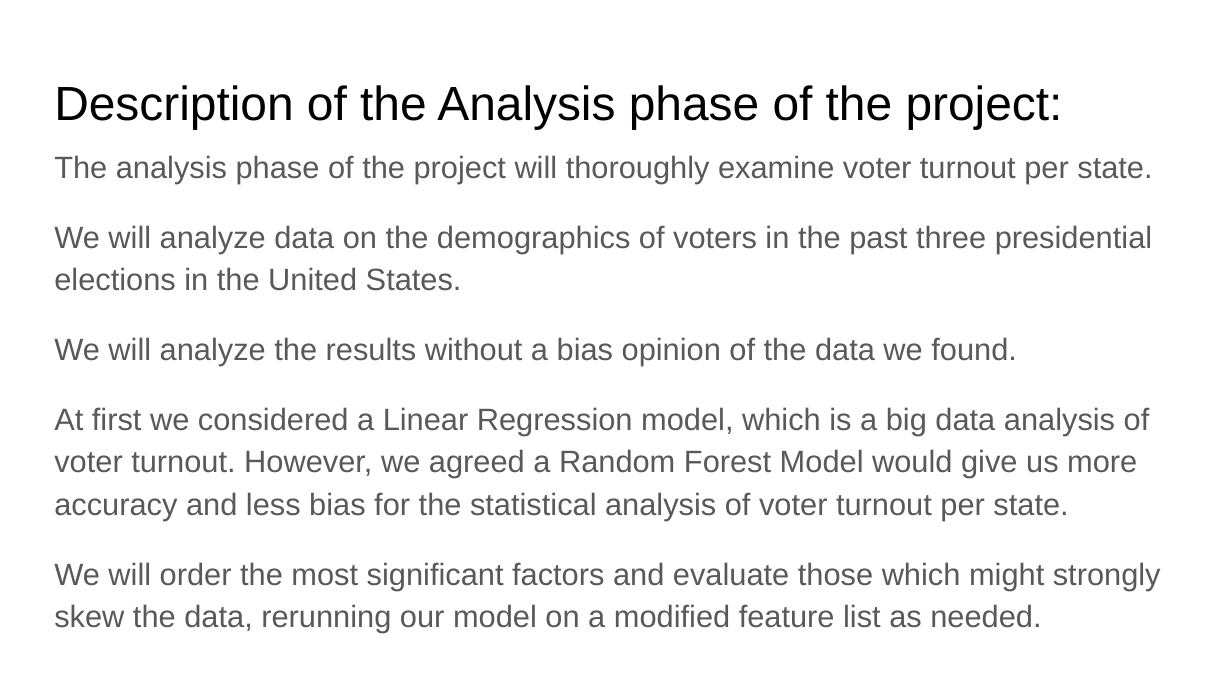
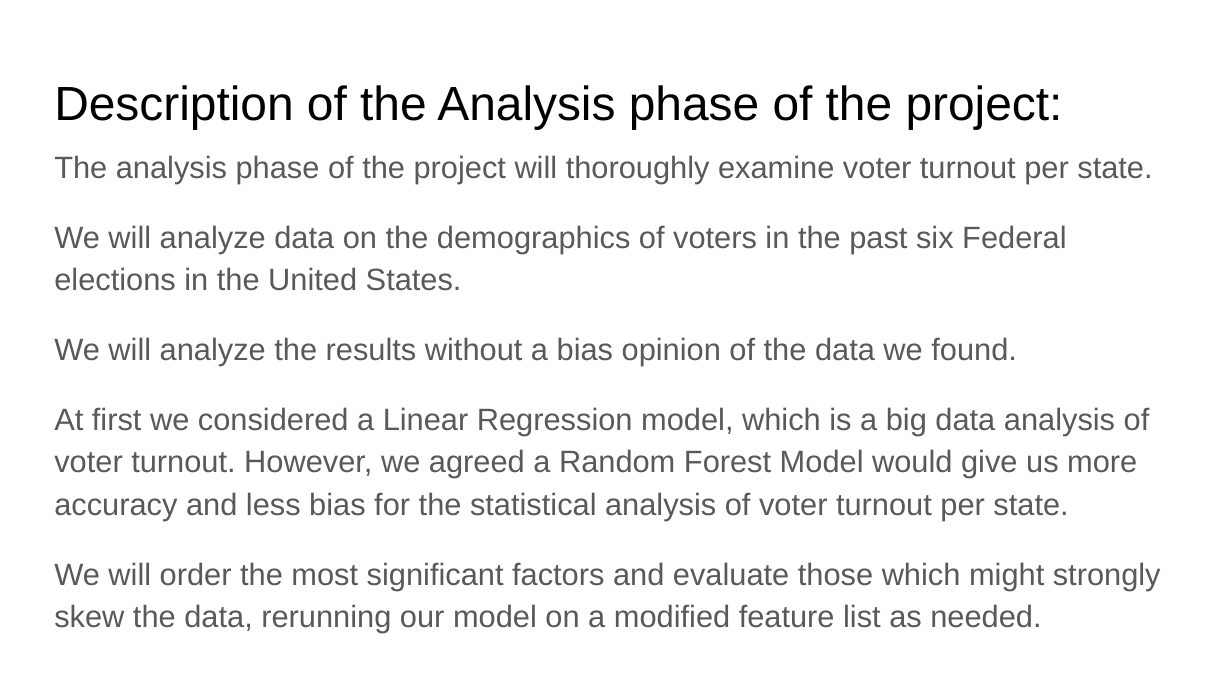
Before and after one commit to mmingoia/HTML_MN_Group_Project, a slide deck: slide 6 of Archive/Presentation/Vote Turnout Analysis.pptx. Drawn at 1232x693 pixels with LibreOffice and Linux fonts; fonts in the diff are those of the drawing. Boxes give left, top, right and bottom in pixels: in the first picture for what was removed or moved away, otherwise in the second. Text is boxed around its words. In the diff, an @@ line names an element or a change of style, - is before the commit and + after.

```diff
--- a/Archive/Presentation/Vote Turnout Analysis.pptx
+++ b/Archive/Presentation/Vote Turnout Analysis.pptx
@@ text at <box>54,225,1066,291</box>: text changed @@
-We will analyze data on the demographics of voters in the past three presidential elections in the United States.
+We will analyze data on the demographics of voters in the past six Federal elections in the United States.
```
Also in this commit, not shown: 4 other slides changed, 6 other files.
